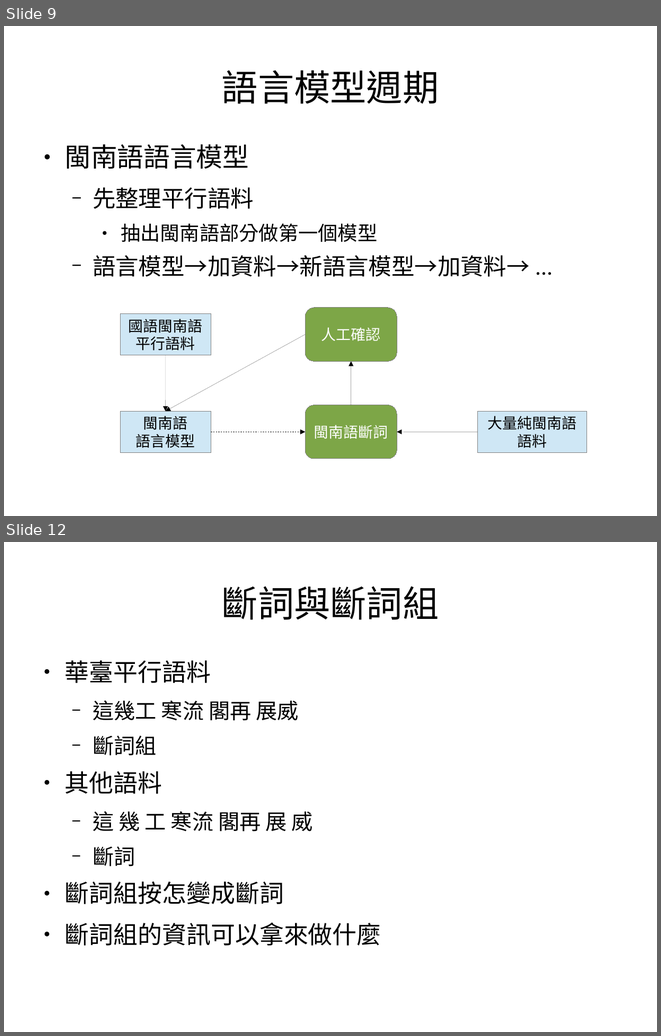
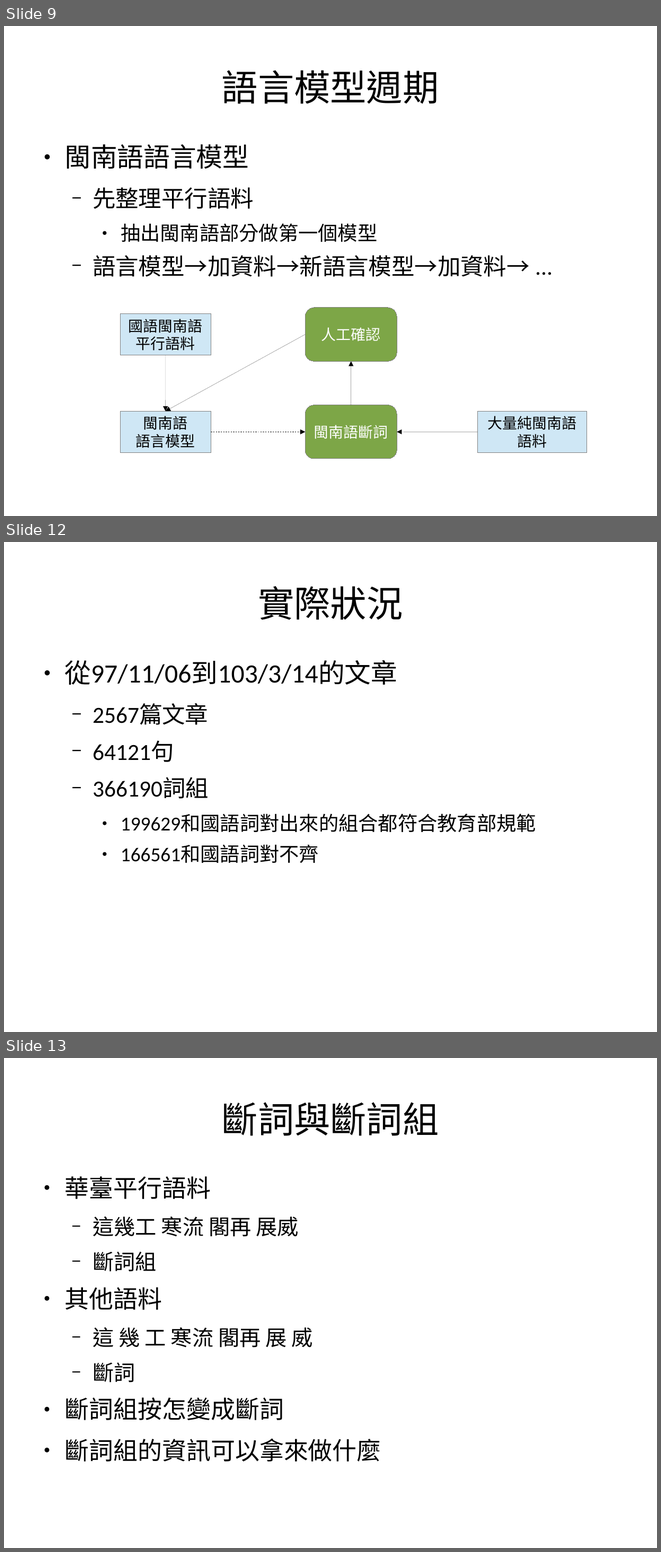
Before and after one commit to sih4sing5hong5/po3-ko3_tau5-iann2-phinn3, a slide deck: 翻譯報告.odp. Shown one above the other, each under a label of ours: slides 9 and 12 before the commit, slides 9, 12 and 13 after it; the slides between them are not shown. The pictures are 661x1036 and 661x1552 pixels, drawn with LibreOffice and Linux fonts; fonts in the diff are those of the drawing. Boxes give left, top, right and bottom in pixels: in the first picture for what was removed or moved away, otherwise in the second. Text is boxed around its words. In the diff, an @@ line names an element or a change of style, - is before the commit and + after.

```diff
--- a/翻譯報告.odp
+++ b/翻譯報告.odp
@@ slide 12 added at (4,542,657,1032), background #FFFFFF @@
@@ title added at (258,586,403,620), 44 pt, text #000000 @@
+實際狀況
@@ text added at (64,660,536,863), 24 pt, text #000000 @@
+● 從97/11/06到103/3/14的文章
+  − 2567篇文章
+  − 64121句
+  − 366190詞組
+    ● 199629和國語詞對出來的組合都符合教育部規範
+    ● 166561和國語詞對不齊
@@ what was slide 12 is now slide 13 @@
```
Also in this commit, not shown: 2 slides changed, 2 other slides added, 2 slides removed.
